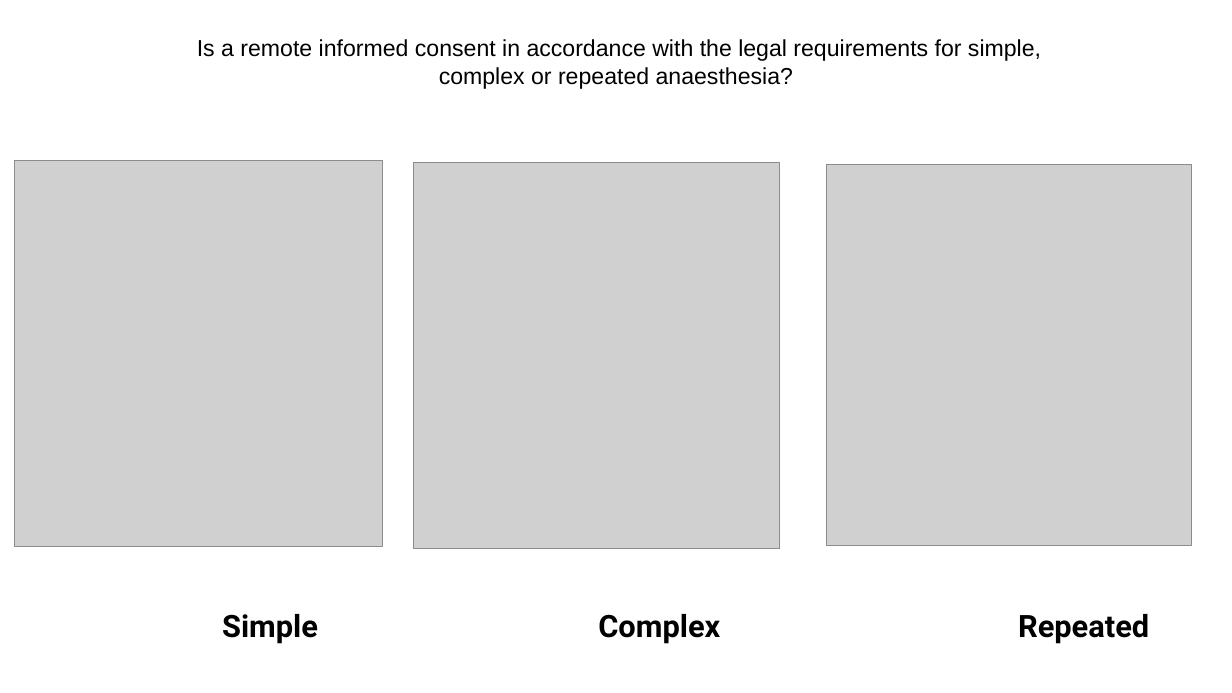
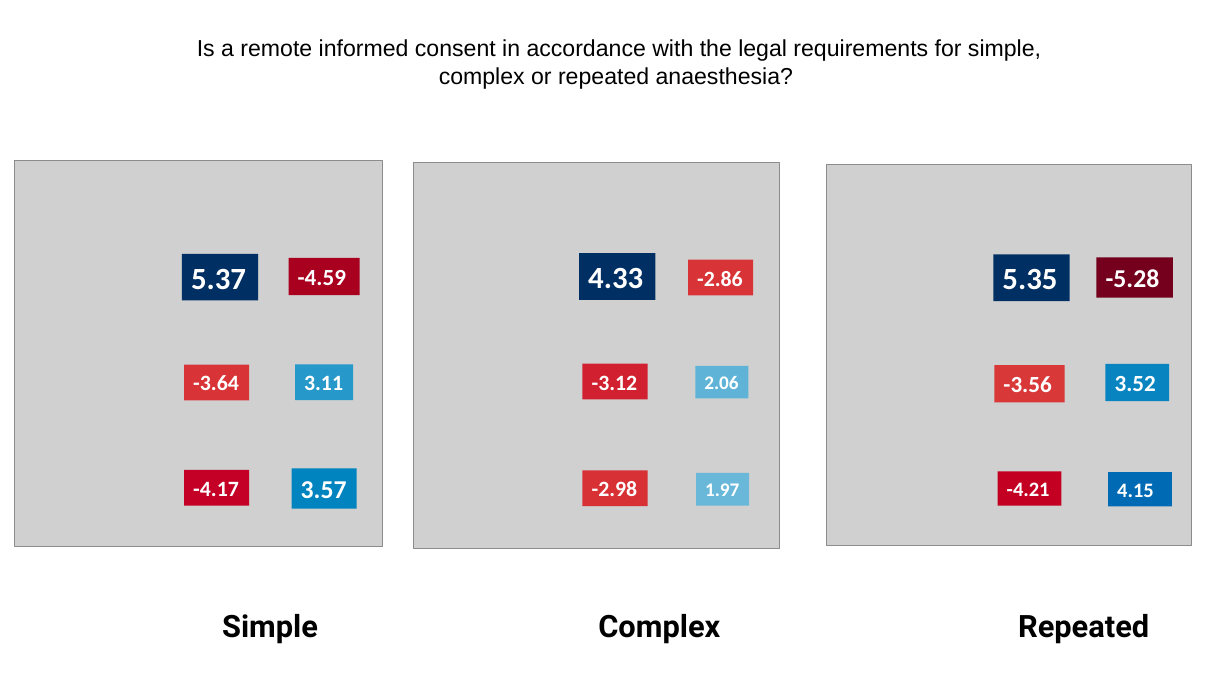
Before and after one commit to GrigorijSchleifer/EJA-ESAIC-survey, a slide deck: slide 2 of pearsons_std_residuals.pptx. Drawn at 1232x693 pixels with LibreOffice and Linux fonts; fonts in the diff are those of the drawing; grey boxes stand for pictures. Boxes give left, top, right and bottom in pixels: in the first picture for what was removed or moved away, otherwise in the second. Text is boxed around its words. In the diff, an @@ line names an element or a change of style, - is before the commit and + after.

Commit message:
making the residuals larger in the powerpoint file

```diff
--- a/pearsons_std_residuals.pptx
+++ b/pearsons_std_residuals.pptx
@@ group added at (182,254,360,509): 6 rectangles @@
+5.37
+-4.59
+-3.64
+3.11
+-4.17
+3.57
@@ group added at (579,253,753,506): 6 rectangles @@
+4.33
+-2.86
+-3.12
+2.06
+-2.98
+1.97
@@ group added at (994,254,1174,506): 6 rectangles @@
+5.35
+-5.28
+-3.56
+3.52
+-4.21
+4.15
```
Also in this commit, not shown: 1 other file.
